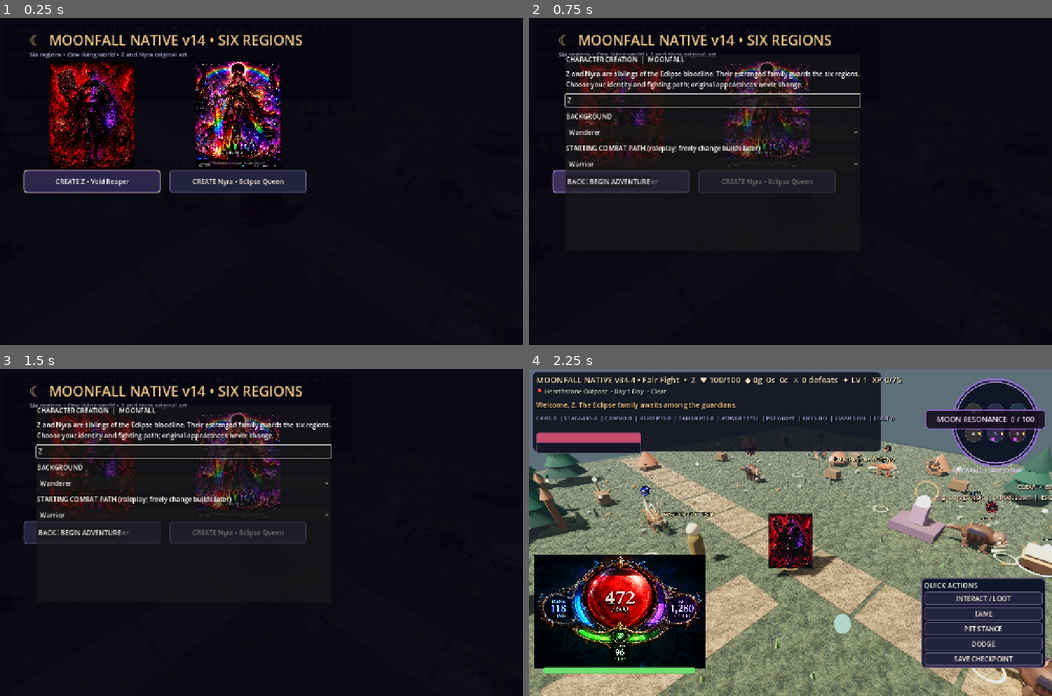
Above: before the commit, frames 1-4 (two rows, left to right).
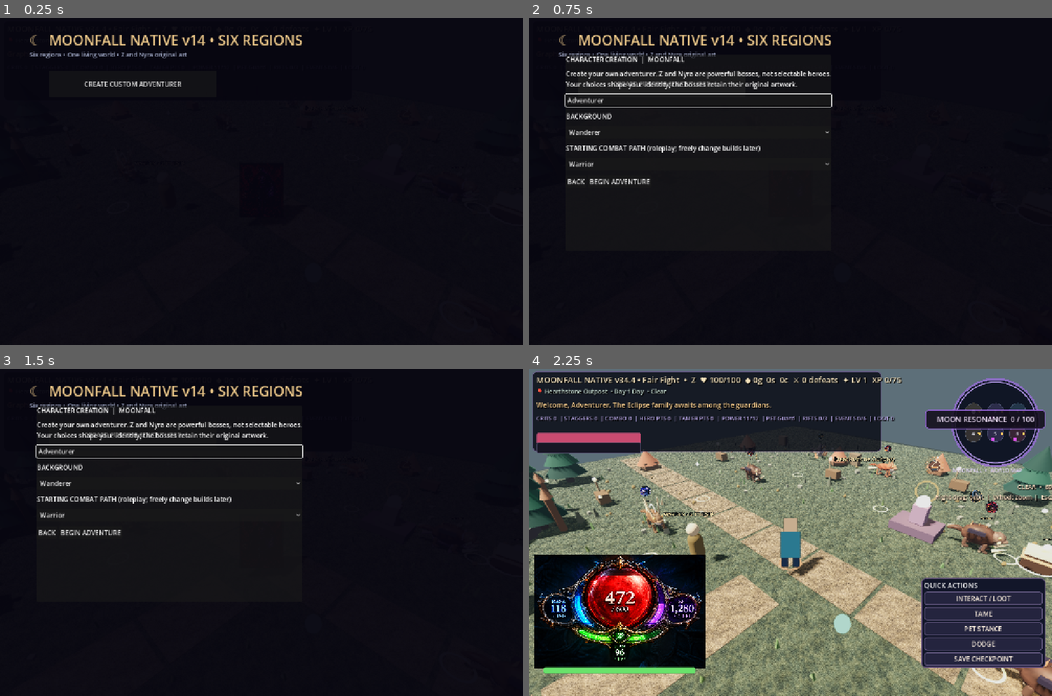
Above: after the commit, the same moments.

Repository: ericgantor-cyber/Moonfall
Game: Godot game, scene res://scenes/main.tscn
Two runs of this game, one before a commit and one after it. Both use one fixed random seed, a clock stepped at 60 frames per second and the inputs below.
Inputs:
- Up to frame 1 (0.25 s): no input
- Up to frame 2 (0.75 s): click "CREATE Z • Void Reaper" (after the commit: "CREATE CUSTOM ADVENTURER") at 0.5 s
- Up to frame 3 (1.5 s): click "CREATE Nyra • Eclipse Queen" (after the commit: "CREATE CUSTOM ADVENTURER") at 1.25 s
- Up to frame 4 (2.25 s): click "BEGIN ADVENTURE" at 2 s

The runs differ from the first frame. In frame 1, 10% of the frame differs, in the area x 4-59%, y 13-54%; in frame 2, 5.7%; in frame 3, 4.8%; in frame 4, 2.2%.

Commit message:
feat: remove Z and Nyra player selection; create separate adventurer appearance

Diff:
--- a/godot-v38/scripts/native_v38_0.gd
+++ b/godot-v38/scripts/native_v38_0.gd
@@ -80,11 +80,26 @@
   if is_instance_valid(title) and "MOONFALL v37.7" in title.text:
    title.text="☾  MOONFALL v38.0 • THE LIVING REALM"
 
+func _v400_apply_adventurer_look()->void:
+ # Distinct placeholder adventurer sprite; original Z_ART/NYRA_ART files are untouched.
+ if not is_instance_valid(hero_sprite):return
+ var art:Image=Image.create(32,48,false,Image.FORMAT_RGBA8)
+ art.fill(Color(0,0,0,0))
+ for y in range(4,16):
+  for x in range(10,22):art.set_pixel(x,y,Color(0.77,0.62,0.48))
+ for y in range(16,39):
+  for x in range(7,25):art.set_pixel(x,y,Color(0.20,0.45,0.53))
+ for y in range(39,47):
+  for x in range(8,14):art.set_pixel(x,y,Color(0.14,0.20,0.30))
+  for x in range(18,24):art.set_pixel(x,y,Color(0.14,0.20,0.30))
+ hero_sprite.texture=ImageTexture.create_from_image(art)
+ hero_sprite.pixel_size=2.65/48.0
+
 func _v399_open_creator(selected:String)->void:
- v399_hero="nyra" if selected=="nyra" else "z"
+ v399_hero="adventurer"
  if not is_instance_valid(v399_creator):return
  v399_creator.visible=true
- v399_name.text="Nyra" if v399_hero=="nyra" else "Z"
+ v399_name.text="Adventurer"
  v399_origin.select(0)
  v399_style.select(0)
  v399_name.grab_focus()
@@ -92,8 +107,8 @@
 func _v399_confirm_creator()->void:
  if not is_instance_valid(v399_creator):return
  var nickname:String=v399_name.text.strip_edges().substr(0,24)
- if nickname.is_empty():nickname="Nyra" if v399_hero=="nyra" else "Z"
- v399_identity={"name":nickname,"origin":v399_origin.get_item_text(v399_origin.selected),"style":v399_style.get_item_text(v399_style.selected),"bloodline":"Eclipse","kin":"Nyra" if v399_hero=="z" else "Z"}
+ if nickname.is_empty():nickname="Adventurer"
+ v399_identity={"name":nickname,"origin":v399_origin.get_item_text(v399_origin.selected),"style":v399_style.get_item_text(v399_style.selected)}
  v399_creator.visible=false
  _start_game(v399_hero)
  # Starting profiles adjust initial resources only; no permanent locked-in classes.
@@ -103,15 +118,20 @@
 
 func _v399_build_creator()->void:
  if not is_instance_valid(start_screen):return
- # Only NEW GAME buttons open creation. Continue loads old checkpoints directly.
+ # Replace legacy hero selection with one custom-adventurer entry point.
  for node in start_screen.find_children("*","Button",true,false):
   var button:Button=node as Button
   if not button.text.begins_with("NEW GAME AS "):continue
   for connection in button.pressed.get_connections():
    button.pressed.disconnect(connection["callable"])
-  var chosen:String="nyra" if "Nyra" in button.text else "z"
-  button.pressed.connect(_v399_open_creator.bind(chosen))
-  button.text=button.text.replace("NEW GAME AS ","CREATE ")
+  button.visible=false
+  if is_instance_valid(button.get_parent()):button.get_parent().visible=false
+ var new_character:Button=Button.new()
+ new_character.text="CREATE CUSTOM ADVENTURER"
+ new_character.position=Vector2(120,130)
+ new_character.custom_minimum_size=Vector2(410,64)
+ new_character.pressed.connect(_v399_open_creator.bind("adventurer"))
+ start_screen.add_child(new_character)
  v399_creator=PanelContainer.new()
  v399_creator.name="MoonfallCharacterCreator"
  v399_creator.position=Vector2(90,90)
@@ -124,7 +144,7 @@
  heading.text="CHARACTER CREATION  |  MOONFALL"
  contents.add_child(heading)
  var desc:Label=Label.new()
- desc.text="Z and Nyra are siblings of the Eclipse bloodline. Their estranged family guards the six regions.\nChoose your identity and fighting path; original appearances never change."
+ desc.text="Create your own adventurer. Z and Nyra are powerful bosses, not selectable heroes.\nYour choices shape your identity; the bosses retain their original artwork."
  contents.add_child(desc)
  v399_name=LineEdit.new()
  v399_name.placeholder_text="Character name"
@@ -156,8 +176,7 @@
  actions.add_child(confirm)
  v399_creator.visible=false
 
-# Z and Nyra are siblings of the Eclipse bloodline. Family guardians remain bosses,
-# never replacements for either playable character or their original portraits.
+# Z and Nyra are bosses only. Existing boss texture files remain unchanged.
 const V400_FAMILY_BOSSES:PackedStringArray=[
  "Z • Eclipse Champion",
  "Nyra • Eclipse Queen",
@@ -584,7 +603,8 @@
  super._dodge()
 
 func _start_game(selected_hero:String)->void:
- super._start_game(selected_hero)
+ super._start_game("z") # Legacy save/combat slot; never expose Z as the playable character.
+ _v400_apply_adventurer_look()
  v385_mana=V385_MAX_MANA
  v387_stamina=V387_MAX_STAMINA
  v387_stamina_regen_wait=0.0
@@ -596,6 +616,7 @@
 
 func _restore_data(data:Dictionary)->void:
  super._restore_data(data)
+ _v400_apply_adventurer_look()
  v387_stamina_regen_wait=0.0
  v398_ranks={}
  v399_identity={}
